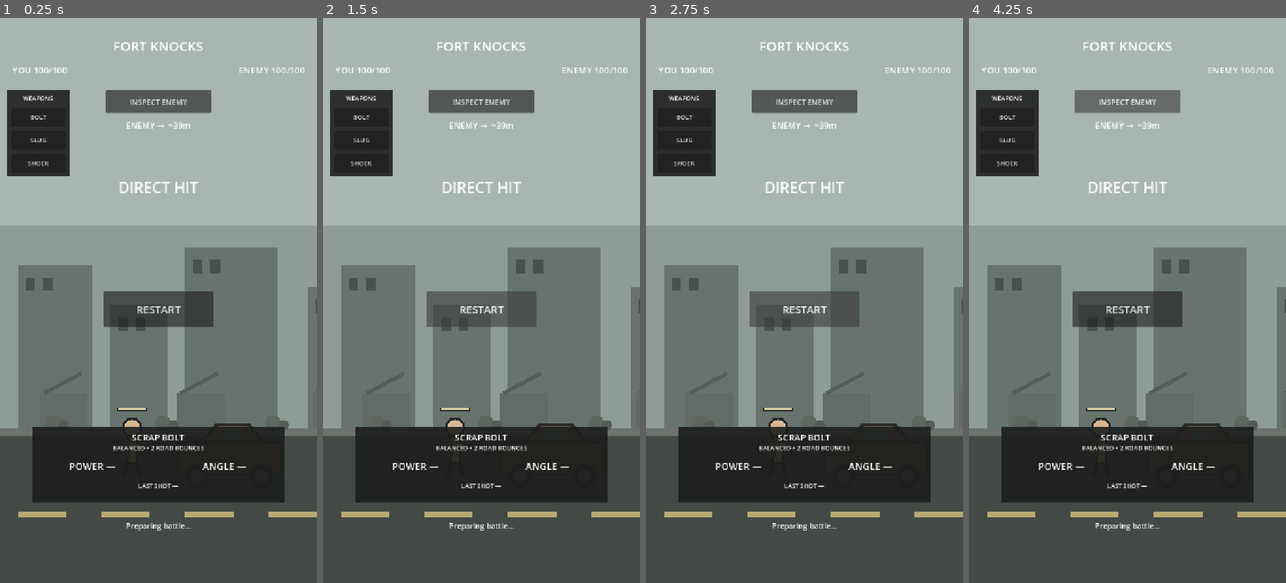
Above: before the commit, frames 1-4 (left to right).
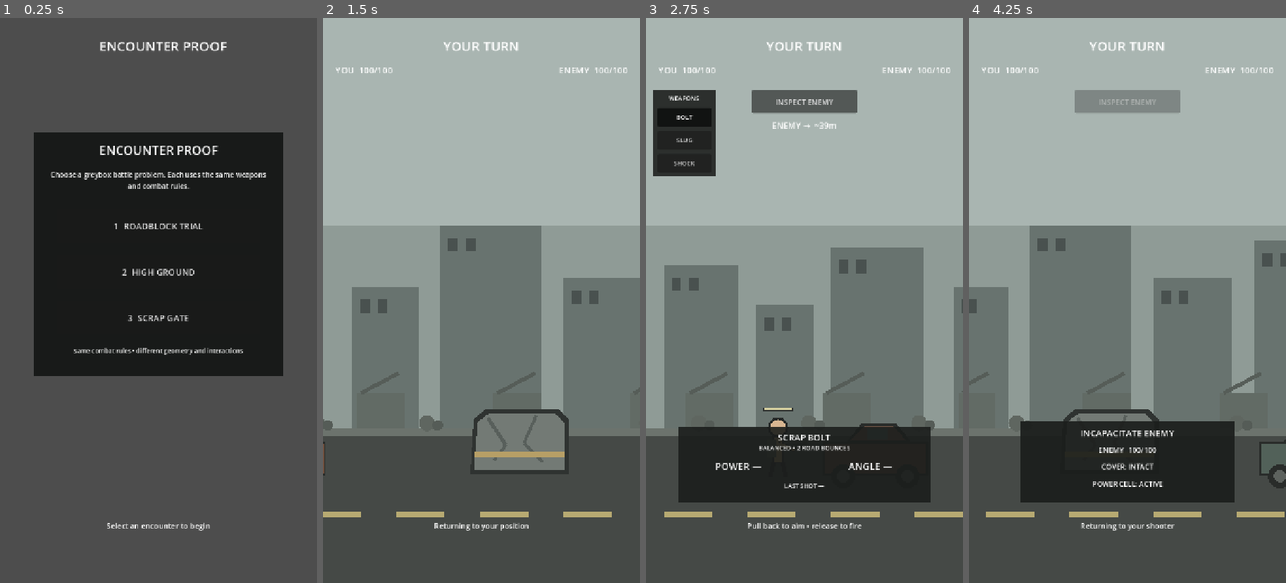
Above: after the commit, the same moments.

Repository: phantompixel-developer/FortKnocks
Game: Godot game, scene res://game/battle/battle.tscn
Same seed, same stepped clock (60 frames per second), same inputs: the game is played once before the commit and once after it.
Inputs (mouse positions are in pixels of both pictures, inside the frame that each line leads up to):
- Up to frame 1 (0.25 s): no input
- Up to frame 2 (1.5 s): click (481, 227) at 0.5 s, where only the run after the commit has a clickable "1 ROADBLOCK TRIAL"; click (481, 311) at 1.25 s, where only the run before the commit has a clickable "RESTART"
- Up to frame 3 (2.75 s): click (804, 311) at 2 s, where only the run before the commit has a clickable "RESTART"
- Up to frame 4 (4.25 s): click (1127, 311) at 2.75 s, where only the run before the commit has a clickable "RESTART"; click "INSPECT ENEMY" at 3.5 s

The runs differ from the first frame. In frame 1, 81% of the frame differs, in the area x 0-100%, y 0-91%; in frame 2, 30%; in frame 3, 2.9%; in frame 4, 25%.
Error before the commit: Invalid access to property or key 'pressed' on a base object of type 'null instance'. (res://game/battle/battle_controller.gd:110)

Commit message:
feat: add touch encounter selector

Diff:
--- a/game/battle/battle.tscn
+++ b/game/battle/battle.tscn
@@ -94,6 +94,8 @@
 position = Vector2(0, -59)
 shape = SubResource("RectangleShape_character")
 
+[node name="EncounterGeometry" type="Node2D" parent="World"]
+
 [node name="ProjectileLayer" type="Node2D" parent="."]
 
 [node name="EffectsLayer" type="Node2D" parent="."]
@@ -365,12 +367,94 @@
 autowrap_mode = 2
 mouse_filter = 2
 
+[node name="EncounterPicker" type="ColorRect" parent="HUD/Root"]
+layout_mode = 0
+offset_left = 76.0
+offset_top = 258.0
+offset_right = 644.0
+offset_bottom = 812.0
+mouse_filter = 0
+color = Color(0.085, 0.095, 0.09, 0.96)
+
+[node name="Title" type="Label" parent="HUD/Root/EncounterPicker"]
+layout_mode = 0
+offset_left = 24.0
+offset_top = 22.0
+offset_right = 544.0
+offset_bottom = 62.0
+theme_override_font_sizes/font_size = 28
+text = "ENCOUNTER PROOF"
+horizontal_alignment = 1
+mouse_filter = 2
+
+[node name="BriefingLabel" type="Label" parent="HUD/Root/EncounterPicker"]
+layout_mode = 0
+offset_left = 34.0
+offset_top = 78.0
+offset_right = 534.0
+offset_bottom = 142.0
+theme_override_font_sizes/font_size = 16
+text = "Choose a greybox battle problem."
+horizontal_alignment = 1
+vertical_alignment = 1
+autowrap_mode = 2
+mouse_filter = 2
+
+[node name="RoadblockButton" type="Button" parent="HUD/Root/EncounterPicker"]
+layout_mode = 0
+offset_left = 54.0
+offset_top = 174.0
+offset_right = 514.0
+offset_bottom = 252.0
+theme_override_font_sizes/font_size = 20
+text = "1  ROADBLOCK TRIAL"
+
+[node name="HighGroundButton" type="Button" parent="HUD/Root/EncounterPicker"]
+layout_mode = 0
+offset_left = 54.0
+offset_top = 278.0
+offset_right = 514.0
+offset_bottom = 356.0
+theme_override_font_sizes/font_size = 20
+text = "2  HIGH GROUND"
+
+[node name="ScrapGateButton" type="Button" parent="HUD/Root/EncounterPicker"]
+layout_mode = 0
+offset_left = 54.0
+offset_top = 382.0
+offset_right = 514.0
+offset_bottom = 460.0
+theme_override_font_sizes/font_size = 20
+text = "3  SCRAP GATE"
+
+[node name="PickerFooter" type="Label" parent="HUD/Root/EncounterPicker"]
+layout_mode = 0
+offset_left = 30.0
+offset_top = 486.0
+offset_right = 538.0
+offset_bottom = 528.0
+theme_override_font_sizes/font_size = 14
+text = "Same combat rules • different geometry and interactions"
+horizontal_alignment = 1
+mouse_filter = 2
+
 [node name="RestartButton" type="Button" parent="HUD/Root"]
 layout_mode = 0
-offset_left = 235.0
-offset_top = 620.0
-offset_right = 485.0
-offset_bottom = 700.0
+offset_left = 205.0
+offset_top = 610.0
+offset_right = 515.0
+offset_bottom = 678.0
 mouse_filter = 0
-theme_override_font_sizes/font_size = 24
+theme_override_font_sizes/font_size = 22
 text = "RESTART"
+
+[node name="ChangeEncounterButton" type="Button" parent="HUD/Root"]
+visible = false
+layout_mode = 0
+offset_left = 205.0
+offset_top = 696.0
+offset_right = 515.0
+offset_bottom = 764.0
+mouse_filter = 0
+theme_override_font_sizes/font_size = 20
+text = "CHOOSE ENCOUNTER"
